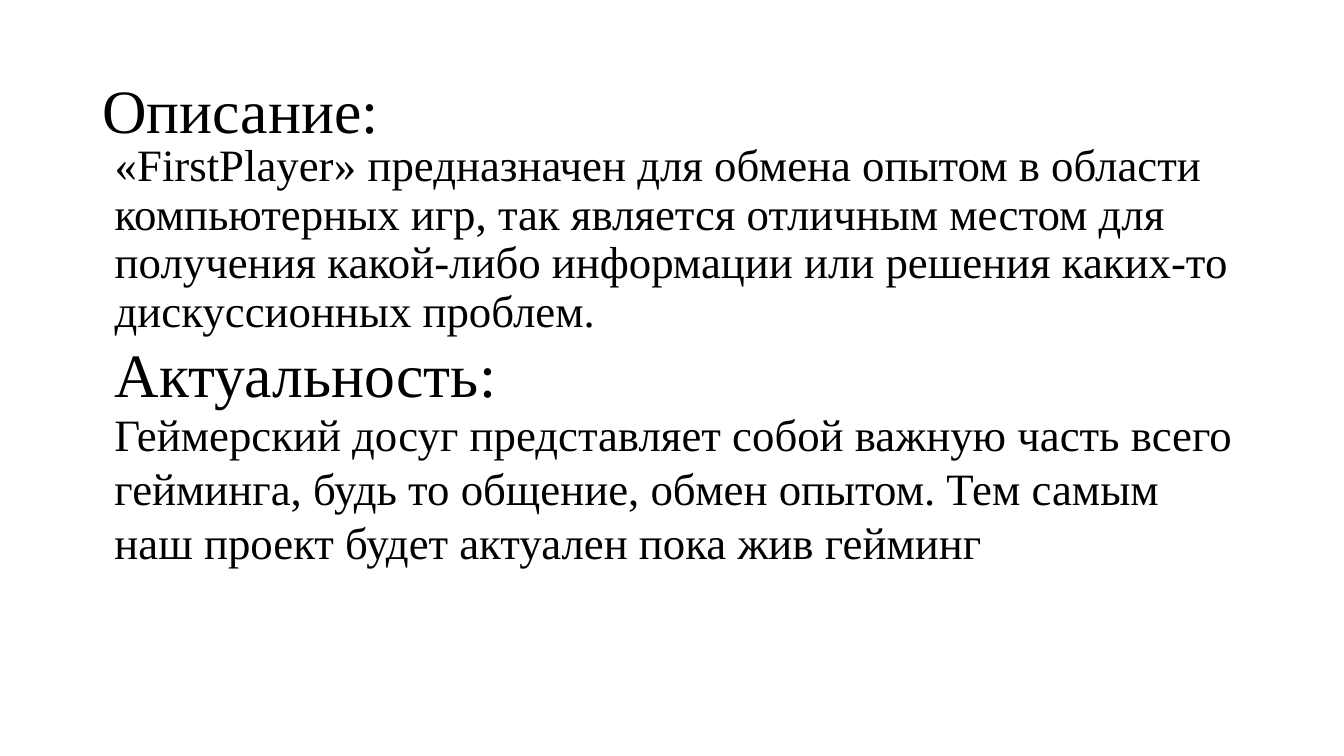
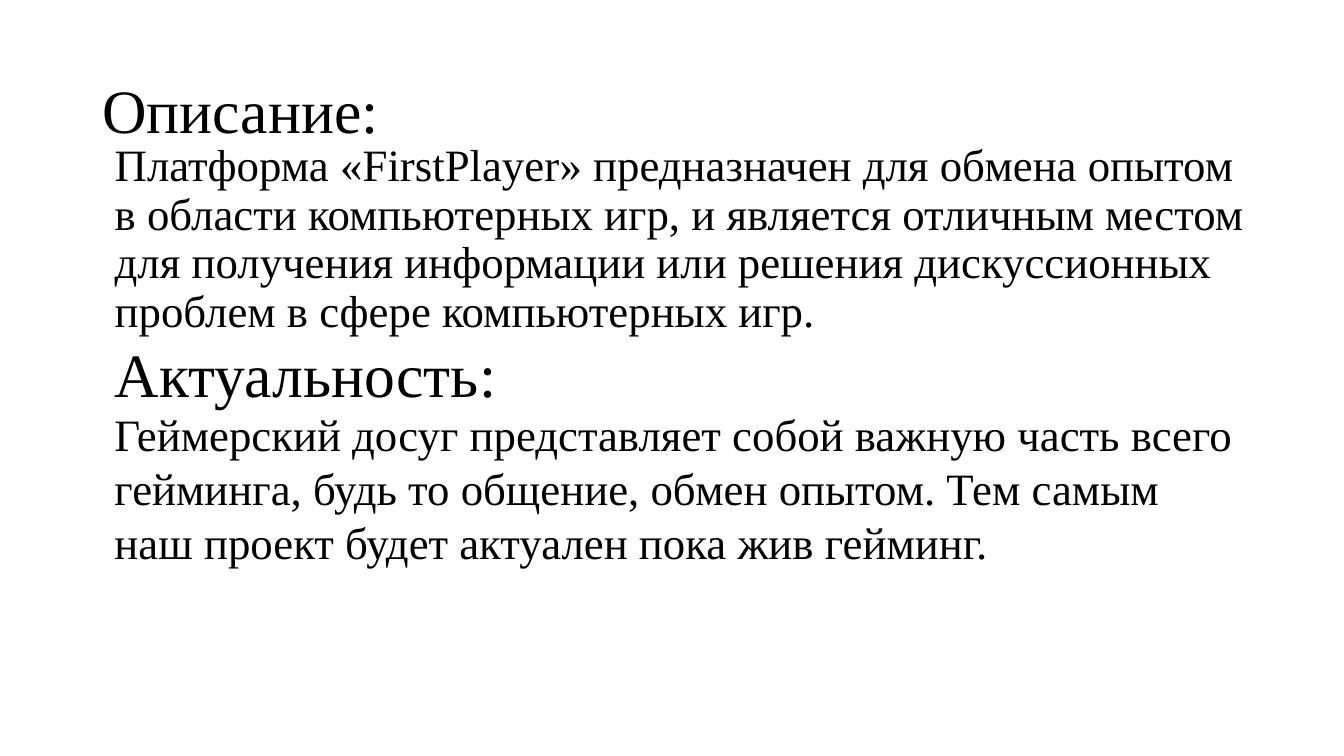
Before and after one commit to Evgenij1234/Project-for-BPC-21-011, a slide deck: slide 2 of FirstPlayer.pptx. Drawn at 1344x756 pixels with LibreOffice and Linux fonts; fonts in the diff are those of the drawing; background and template pictures are left out. Boxes give left, top, right and bottom in pixels: in the first picture for what was removed or moved away, otherwise in the second. Text is boxed around its words. In the diff, an @@ line names an element or a change of style, - is before the commit and + after.

```diff
--- a/FirstPlayer.pptx
+++ b/FirstPlayer.pptx
@@ text at [115, 149, 1243, 336]: text changed @@
-«FirstPlayer» предназначен для обмена опытом в области компьютерных игр, так является отличным местом для получения какой-либо информации или решения каких-то дискуссионных проблем.
+Платформа «FirstPlayer» предназначен для обмена опытом в области компьютерных игр, и является отличным местом для получения информации или решения дискуссионных проблем в сфере компьютерных игр.
@@ text at [114, 419, 1232, 568]: text changed @@
-Геймерский досуг представляет собой важную часть всего гейминга, будь то общение, обмен опытом. Тем самым наш проект будет актуален пока жив гейминг
+Геймерский досуг представляет собой важную часть всего гейминга, будь то общение, обмен опытом. Тем самым наш проект будет актуален пока жив гейминг.
```
Also in this commit, not shown: 6 other slides changed.
